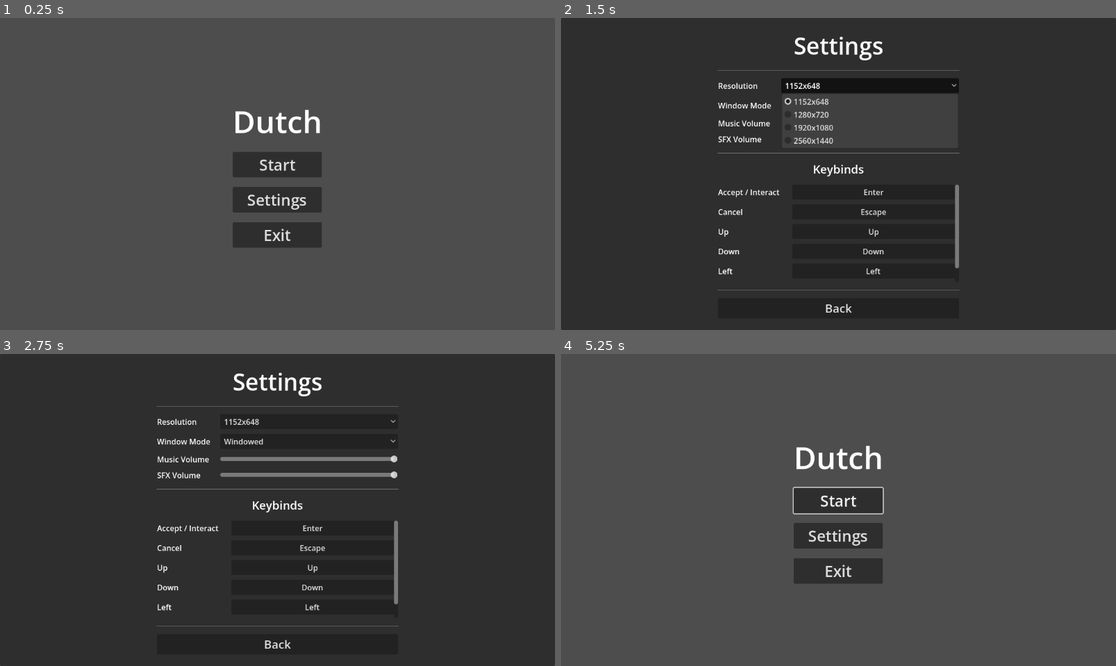
Above: before the commit, frames 1-4 (two rows, left to right).
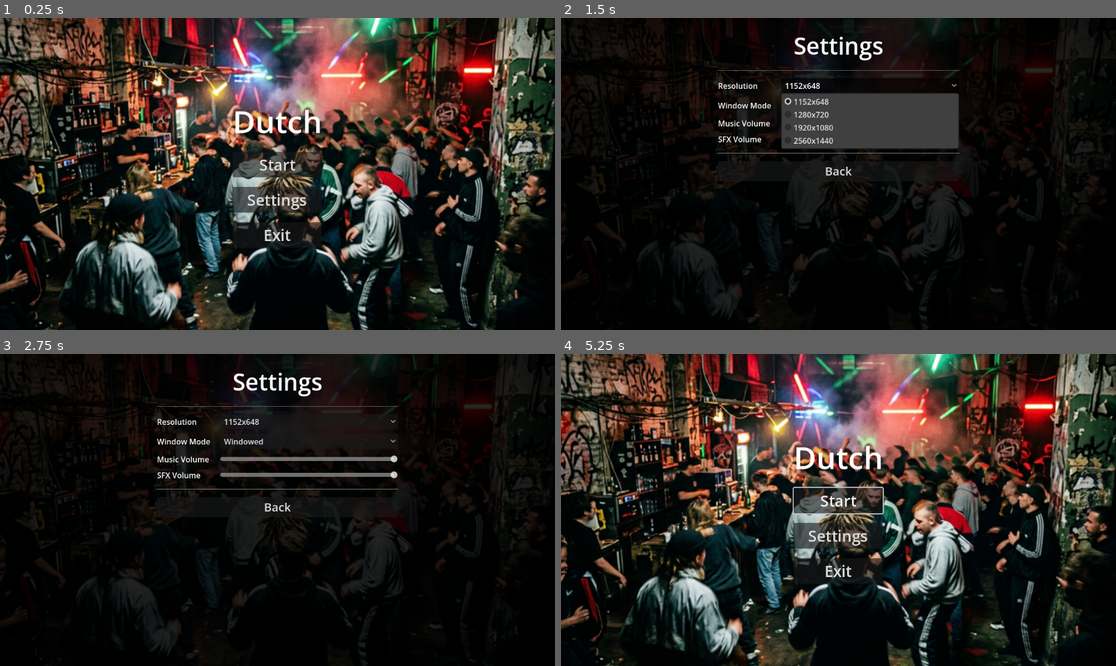
Above: after the commit, the same moments.

Repository: DinVin24/dutch
Game: Godot game, scene res://main_menu.tscn
The game is run twice, just before and just after one commit, with the same random seed, the same clock (stepped at 60 frames per second) and the same inputs.
Inputs (mouse positions are in pixels of both pictures, inside the frame that each line leads up to):
- Up to frame 1 (0.25 s): no input
- Up to frame 2 (1.5 s): click "Settings" at 0.5 s; click "1152x648" at 1.25 s
- Up to frame 3 (2.75 s): click "Windowed" at 2 s
- Up to frame 4 (5.25 s): click "Back" at 2.75 s; click "Start" at 3.5 s; click "Start" at 4.25 s; tap Enter (ui_accept) at 5, 5.1 s; move the mouse to (960, 494) at 5.02 s; hold Right (ui_right) from 5.03 s (still down); click (960, 494) at 5.17 s

The runs differ from the first frame. In frame 1, 94% of the frame differs, in the area x 0-100%, y 0-100%; in frame 2, 87%; in frame 3, 90%; in frame 4, 94%.

Commit message:
Added gritty neon rave background to menus

Diff:
--- a/main_menu.tscn
+++ b/main_menu.tscn
@@ -1,6 +1,7 @@
-[gd_scene load_steps=2 format=3 uid="uid://cx6y8v2xw5y0q"]
+[gd_scene load_steps=3 format=3 uid="uid://cx6y8v2xw5y0q"]
 
 [ext_resource type="Script" path="res://main_menu.gd" id="1_abcde"]
+[ext_resource type="Texture2D" path="res://bg_rave.png" id="2_bg"]
 
 [node name="MainMenu" type="Control"]
 layout_mode = 3
@@ -10,6 +11,17 @@
 grow_horizontal = 2
 grow_vertical = 2
 script = ExtResource("1_abcde")
+
+[node name="Background" type="TextureRect" parent="."]
+layout_mode = 1
+anchors_preset = 15
+anchor_right = 1.0
+anchor_bottom = 1.0
+grow_horizontal = 2
+grow_vertical = 2
+texture = ExtResource("2_bg")
+expand_mode = 1
+stretch_mode = 6
 
 [node name="CenterContainer" type="CenterContainer" parent="."]
 layout_mode = 1
--- a/project.godot
+++ b/project.godot
@@ -24,7 +24,3 @@
 rendering_device/driver.windows="d3d12"
 renderer/rendering_method="gl_compatibility"
 renderer/rendering_method.mobile="gl_compatibility"
-
-[audio]
-
-buses/default_bus_layout="res://default_bus_layout.tres"
--- a/settings_menu.gd
+++ b/settings_menu.gd
@@ -2,11 +2,10 @@
 
 signal back_pressed
 
-@onready var resolution_option: OptionButton = $Panel/VBoxContainer/GridContainer/ResolutionOption
-@onready var window_mode_option: OptionButton = $Panel/VBoxContainer/GridContainer/WindowModeOption
-@onready var music_slider: HSlider = $Panel/VBoxContainer/GridContainer/MusicSlider
-@onready var sfx_slider: HSlider = $Panel/VBoxContainer/GridContainer/SFXSlider
-@onready var keybinds_container: VBoxContainer = $Panel/VBoxContainer/KeybindsScroll/KeybindsContainer
+@onready var resolution_option: OptionButton = $BackgroundTint/VBoxContainer/GridContainer/ResolutionOption
+@onready var window_mode_option: OptionButton = $BackgroundTint/VBoxContainer/GridContainer/WindowModeOption
+@onready var music_slider: HSlider = $BackgroundTint/VBoxContainer/GridContainer/MusicSlider
+@onready var sfx_slider: HSlider = $BackgroundTint/VBoxContainer/GridContainer/SFXSlider
 
 var resolutions = [
 	Vector2i(1152, 648),
@@ -14,19 +13,6 @@
 	Vector2i(1920, 1080),
 	Vector2i(2560, 1440)
 ]
-
-var actions_to_remap = {
-	"ui_accept": "Accept / Interact",
-	"ui_cancel": "Cancel",
-	"ui_up": "Up",
-	"ui_down": "Down",
-	"ui_left": "Left",
-	"ui_right": "Right"
-}
-
-var is_remapping = false
-var remapping_action_name = ""
-var remapping_button: Button = null
 
 func _ready() -> void:
 	# Resolution Setup
@@ -43,7 +29,6 @@
 	# Window Mode Setup
 	window_mode_option.add_item("Windowed", DisplayServer.WINDOW_MODE_WINDOWED)
 	window_mode_option.add_item("Fullscreen", DisplayServer.WINDOW_MODE_FULLSCREEN)
-	window_mode_option.add_item("Exclusive Fullscreen", DisplayServer.WINDOW_MODE_EXCLUSIVE_FULLSCREEN)
 
 	var current_mode = DisplayServer.window_get_mode()
 	var mode_idx = 0
@@ -60,61 +45,6 @@
 		music_slider.value = db_to_linear(AudioServer.get_bus_volume_db(music_bus))
 	if sfx_bus >= 0:
 		sfx_slider.value = db_to_linear(AudioServer.get_bus_volume_db(sfx_bus))
-
-	# Keybinds Setup
-	_create_keybind_ui()
-
-func _create_keybind_ui() -> void:
-	for child in keybinds_container.get_children():
-		child.queue_free()
-
-	for action in actions_to_remap:
-		var hbox = HBoxContainer.new()
-
-		var label = Label.new()
-		label.text = actions_to_remap[action]
-		label.custom_minimum_size = Vector2(150, 0)
-
-		var button = Button.new()
-		button.text = _get_action_key_name(action)
-		button.size_flags_horizontal = Control.SIZE_EXPAND_FILL
-		button.pressed.connect(_on_keybind_button_pressed.bind(button, action))
-
-		hbox.add_child(label)
-		hbox.add_child(button)
-		keybinds_container.add_child(hbox)
-
-func _get_action_key_name(action: String) -> String:
-	var events = InputMap.action_get_events(action)
-	for event in events:
-		if event is InputEventKey:
-			return OS.get_keycode_string(event.physical_keycode if event.physical_keycode != 0 else event.keycode)
-		elif event is InputEventMouseButton:
-			return "Mouse Button " + str(event.button_index)
-	return "Unbound"
-
-func _on_keybind_button_pressed(button: Button, action: String) -> void:
-	is_remapping = true
-	remapping_action_name = action
-	remapping_button = button
-	button.text = "Press any key..."
-
-func _input(event: InputEvent) -> void:
-	if is_remapping:
-		if event is InputEventKey or event is InputEventMouseButton:
-			if event.is_pressed():
-				# Remove old events and add new one
-				InputMap.action_erase_events(remapping_action_name)
-				InputMap.action_add_event(remapping_action_name, event)
-
-				# Update UI button text
-				remapping_button.text = _get_action_key_name(remapping_action_name)
-
-				is_remapping = false
-				remapping_action_name = ""
-				remapping_button = null
-
-				get_viewport().set_input_as_handled()
 
 func _on_resolution_selected(index: int) -> void:
 	DisplayServer.window_set_size(resolutions[index])
--- a/settings_menu.tscn
+++ b/settings_menu.tscn
@@ -11,15 +11,16 @@
 grow_vertical = 2
 script = ExtResource("1_def")
 
-[node name="Panel" type="Panel" parent="."]
+[node name="BackgroundTint" type="ColorRect" parent="."]
 layout_mode = 1
 anchors_preset = 15
 anchor_right = 1.0
 anchor_bottom = 1.0
 grow_horizontal = 2
 grow_vertical = 2
+color = Color(0, 0, 0, 0.85)
 
-[node name="VBoxContainer" type="VBoxContainer" parent="Panel"]
+[node name="VBoxContainer" type="VBoxContainer" parent="BackgroundTint"]
 layout_mode = 1
 anchors_preset = 8
 anchor_left = 0.5
@@ -34,42 +35,42 @@
 grow_vertical = 2
 theme_override_constants/separation = 15
 
-[node name="Label" type="Label" parent="Panel/VBoxContainer"]
+[node name="Label" type="Label" parent="BackgroundTint/VBoxContainer"]
 layout_mode = 2
 theme_override_font_sizes/font_size = 48
 text = "Settings"
 horizontal_alignment = 1
 
-[node name="HSeparator" type="HSeparator" parent="Panel/VBoxContainer"]
+[node name="HSeparator" type="HSeparator" parent="BackgroundTint/VBoxContainer"]
 layout_mode = 2
 
-[node name="GridContainer" type="GridContainer" parent="Panel/VBoxContainer"]
+[node name="GridContainer" type="GridContainer" parent="BackgroundTint/VBoxContainer"]
 layout_mode = 2
 theme_override_constants/h_separation = 20
 theme_override_constants/v_separation = 10
 columns = 2
 
-[node name="ResolutionLabel" type="Label" parent="Panel/VBoxContainer/GridContainer"]
+[node name="ResolutionLabel" type="Label" parent="BackgroundTint/VBoxContainer/GridContainer"]
 layout_mode = 2
 text = "Resolution"
 
-[node name="ResolutionOption" type="OptionButton" parent="Panel/VBoxContainer/GridContainer"]
+[node name="ResolutionOption" type="OptionButton" parent="BackgroundTint/VBoxContainer/GridContainer"]
 layout_mode = 2
 size_flags_horizontal = 3
 
-[node name="WindowModeLabel" type="Label" parent="Panel/VBoxContainer/GridContainer"]
+[node name="WindowModeLabel" type="Label" parent="BackgroundTint/VBoxContainer/GridContainer"]
 layout_mode = 2
 text = "Window Mode"
 
-[node name="WindowModeOption" type="OptionButton" parent="Panel/VBoxContainer/GridContainer"]
+[node name="WindowModeOption" type="OptionButton" parent="BackgroundTint/VBoxContainer/GridContainer"]
 layout_mode = 2
 size_flags_horizontal = 3
 
-[node name="MusicLabel" type="Label" parent="Panel/VBoxContainer/GridContainer"]
+[node name="MusicLabel" type="Label" parent="BackgroundTint/VBoxContainer/GridContainer"]
 layout_mode = 2
 text = "Music Volume"
 
-[node name="MusicSlider" type="HSlider" parent="Panel/VBoxContainer/GridContainer"]
+[node name="MusicSlider" type="HSlider" parent="BackgroundTint/VBoxContainer/GridContainer"]
 layout_mode = 2
 size_flags_horizontal = 3
 size_flags_vertical = 4
@@ -77,11 +78,11 @@
 step = 0.05
 value = 1.0
 
-[node name="SFXLabel" type="Label" parent="Panel/VBoxContainer/GridContainer"]
+[node name="SFXLabel" type="Label" parent="BackgroundTint/VBoxContainer/GridContainer"]
 layout_mode = 2
 text = "SFX Volume"
 
-[node name="SFXSlider" type="HSlider" parent="Panel/VBoxContainer/GridContainer"]
+[node name="SFXSlider" type="HSlider" parent="BackgroundTint/VBoxContainer/GridContainer"]
 layout_mode = 2
 size_flags_horizontal = 3
 size_flags_vertical = 4
@@ -89,35 +90,16 @@
 step = 0.05
 value = 1.0
 
-[node name="HSeparator2" type="HSeparator" parent="Panel/VBoxContainer"]
+[node name="HSeparator2" type="HSeparator" parent="BackgroundTint/VBoxContainer"]
 layout_mode = 2
 
-[node name="KeybindsLabel" type="Label" parent="Panel/VBoxContainer"]
-layout_mode = 2
-theme_override_font_sizes/font_size = 24
-text = "Keybinds"
-horizontal_alignment = 1
-
-[node name="KeybindsScroll" type="ScrollContainer" parent="Panel/VBoxContainer"]
-layout_mode = 2
-size_flags_vertical = 3
-
-[node name="KeybindsContainer" type="VBoxContainer" parent="Panel/VBoxContainer/KeybindsScroll"]
-layout_mode = 2
-size_flags_horizontal = 3
-size_flags_vertical = 3
-theme_override_constants/separation = 10
-
-[node name="HSeparator3" type="HSeparator" parent="Panel/VBoxContainer"]
-layout_mode = 2
-
-[node name="BackButton" type="Button" parent="Panel/VBoxContainer"]
+[node name="BackButton" type="Button" parent="BackgroundTint/VBoxContainer"]
 layout_mode = 2
 theme_override_font_sizes/font_size = 24
 text = "Back"
 
-[connection signal="item_selected" from="Panel/VBoxContainer/GridContainer/ResolutionOption" to="." method="_on_resolution_selected"]
-[connection signal="item_selected" from="Panel/VBoxContainer/GridContainer/WindowModeOption" to="." method="_on_window_mode_selected"]
-[connection signal="value_changed" from="Panel/VBoxContainer/GridContainer/MusicSlider" to="." method="_on_music_value_changed"]
-[connection signal="value_changed" from="Panel/VBoxContainer/GridContainer/SFXSlider" to="." method="_on_sfx_value_changed"]
-[connection signal="pressed" from="Panel/VBoxContainer/BackButton" to="." method="_on_back_button_pressed"]
+[connection signal="item_selected" from="BackgroundTint/VBoxContainer/GridContainer/ResolutionOption" to="." method="_on_resolution_selected"]
+[connection signal="item_selected" from="BackgroundTint/VBoxContainer/GridContainer/WindowModeOption" to="." method="_on_window_mode_selected"]
+[connection signal="value_changed" from="BackgroundTint/VBoxContainer/GridContainer/MusicSlider" to="." method="_on_music_value_changed"]
+[connection signal="value_changed" from="BackgroundTint/VBoxContainer/GridContainer/SFXSlider" to="." method="_on_sfx_value_changed"]
+[connection signal="pressed" from="BackgroundTint/VBoxContainer/BackButton" to="." method="_on_back_button_pressed"]
Binary file added: bg_rave.png
Not shown, added: bg_rave.png.import
Not shown, added: settings_menu.gd.uid
